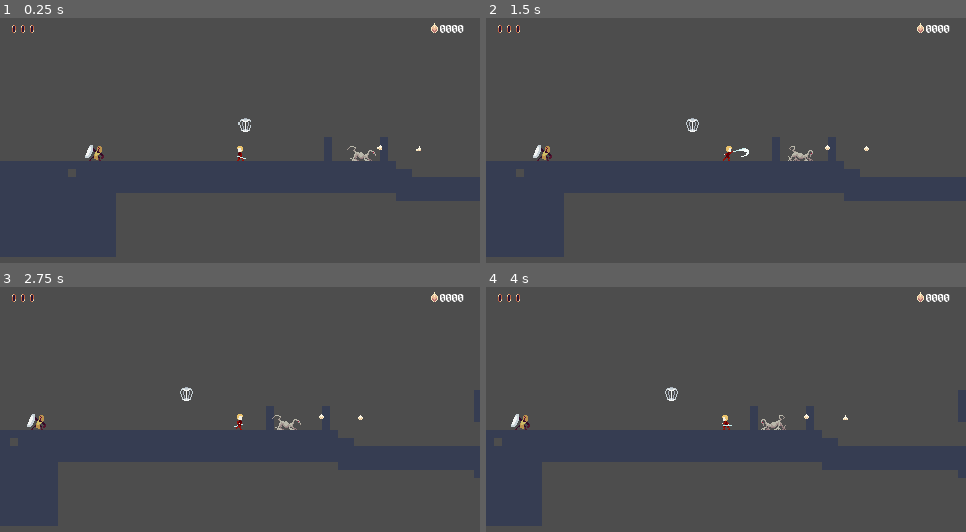
Above: before the commit, frames 1-4 (two rows, left to right).
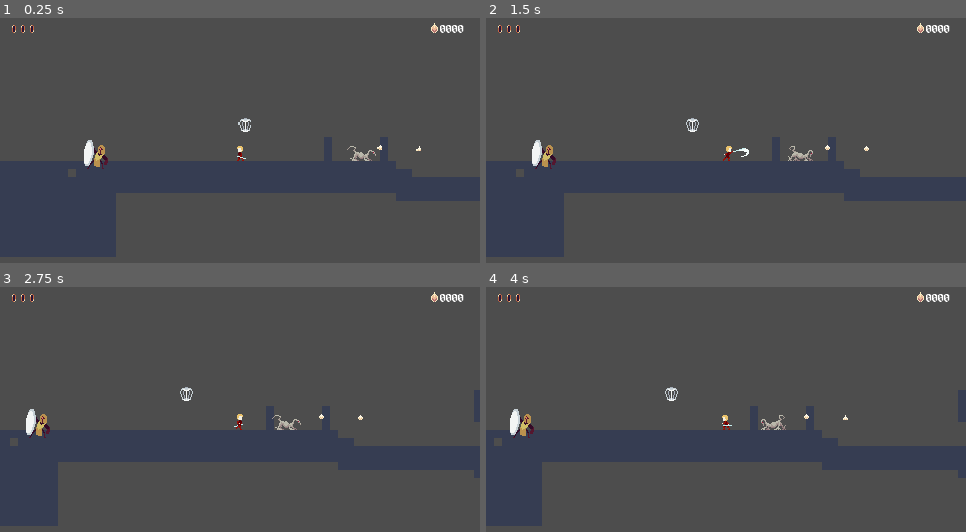
Above: after the commit, the same moments.

Repository: Zac707/into-the-night
Game: Godot game, scene res://Scenes/test_scene.tscn
The game is run twice, just before and just after one commit, with the same random seed, the same clock (stepped at 60 frames per second) and the same inputs. The project has no main scene, so this scene is started directly. The engine's default icon, where the game draws it, is replaced by a stand-in: a white triangle on a blue panel in a dark square.
Inputs:
- Up to frame 1 (0.25 s): no input
- Up to frame 2 (1.5 s): hold D (right) 0.53-1.28 s; tap L (attack) at 0.6, 1.35 s; tap Space (jump) at 0.77 s; hold S (down) from 1.28 s (still down)
- Up to frame 3 (2.75 s): tap Space (jump) at 1.52 s; release S (down) at 2.03 s; hold D (right) from 2.03 s (still down); tap K (hook_test) at 2.1 s; tap L (attack) at 2.3 s
- Up to frame 4 (4 s): release D (right) at 2.78 s; hold W (up) 2.78-3.53 s; tap L (attack) at 2.85, 3.6 s; tap Space (jump) at 3.02, 3.77 s; hold A (left) from 3.53 s (still down)

The runs differ from the first frame. In frame 1, 0.3% of the frame differs, in the area x 17-23%, y 49-62%; in frame 2, 0.3%; in frame 3, 0.3%; in frame 4, 0.3%.

Commit message:
added size adjusted sprites

Diff:
--- a/Scenes/Enemies/gargoyle.tscn
+++ b/Scenes/Enemies/gargoyle.tscn
@@ -133,8 +133,9 @@
 wait_time = 0.2
 one_shot = true
 
-[node name="ContactHitbox" type="Area2D" parent="Gargoyle/GargoyleComponents" unique_id=1264306887]
+[node name="ContactHitbox" type="Area2D" parent="Gargoyle/GargoyleComponents" unique_id=1264306887 node_paths=PackedStringArray("enemy")]
 script = ExtResource("6_nqf2s")
+enemy = NodePath("../..")
 
 [node name="CollisionShape2D" type="CollisionShape2D" parent="Gargoyle/GargoyleComponents/ContactHitbox" unique_id=1657859565]
 position = Vector2(0, -1)
--- a/Scenes/Enemies/imp.tscn
+++ b/Scenes/Enemies/imp.tscn
@@ -124,8 +124,9 @@
 wait_time = 0.2
 one_shot = true
 
-[node name="ContactHitbox" type="Area2D" parent="ImpComponents" unique_id=657059817]
+[node name="ContactHitbox" type="Area2D" parent="ImpComponents" unique_id=657059817 node_paths=PackedStringArray("enemy")]
 script = ExtResource("3_ob1e4")
+enemy = NodePath("../..")
 
 [node name="CollisionShape2D" type="CollisionShape2D" parent="ImpComponents/ContactHitbox" unique_id=1290657883]
 position = Vector2(0, 3)
--- a/Scenes/Enemies/shieldhand.tscn
+++ b/Scenes/Enemies/shieldhand.tscn
@@ -3,7 +3,7 @@
 [ext_resource type="Shader" uid="uid://uj5pru8gaaa1" path="res://Scripts/no_invincibility_hurt.gdshader" id="1_jhxj7"]
 [ext_resource type="Script" uid="uid://boipiepi0a2cx" path="res://Scripts/Enemy Scripts/Shieldhand/shieldhand.gd" id="1_rwt1x"]
 [ext_resource type="Script" uid="uid://qh7bvixrromk" path="res://Scripts/Enemy Scripts/Shieldhand/Shieldhand States/shieldhand_approach.gd" id="2_jhxj7"]
-[ext_resource type="Texture2D" uid="uid://sbtyh76jebh4" path="res://Assets/Enemies/defending_enemy_2-Sheet.png" id="3_g5xhq"]
+[ext_resource type="Texture2D" uid="uid://bnmhj7svd8ffq" path="res://Assets/Enemies/defending_enemy_size_adjusted-Sheet.png" id="3_aflev"]
 [ext_resource type="Script" uid="uid://botryfuvtacsa" path="res://Scripts/Enemy Scripts/Shieldhand/Shieldhand States/shieldhand_attack.gd" id="3_rwt1x"]
 [ext_resource type="Script" uid="uid://ek1mmqrlvugc" path="res://Scripts/Enemy Scripts/Shieldhand/Shieldhand States/shieldhand_defend.gd" id="4_g5d33"]
 [ext_resource type="Script" uid="uid://buv4tjews183l" path="res://Scripts/Enemy Scripts/Shieldhand/state_machine_shieldhand.gd" id="4_g5xhq"]
@@ -682,7 +682,7 @@
 
 [node name="Sprite2D" type="Sprite2D" parent="." unique_id=1926548217]
 material = SubResource("ShaderMaterial_rwt1x")
-texture = ExtResource("3_g5xhq")
+texture = ExtResource("3_aflev")
 hframes = 17
 vframes = 2
 
@@ -746,6 +746,7 @@
 metadata/_custom_type_script = "uid://p885b4p3mwh2"
 
 [node name="PlayerDetection" type="Node2D" parent="." unique_id=1335492953]
+visible = false
 
 [node name="DetectionArea" type="Area2D" parent="PlayerDetection" unique_id=1056264694]
 
@@ -763,6 +764,7 @@
 shape = SubResource("CircleShape2D_18p67")
 
 [node name="ShieldHandComponents" type="Node2D" parent="." unique_id=589286055]
+visible = false
 
 [node name="AttackComponentShieldHand" type="Area2D" parent="ShieldHandComponents" unique_id=859146720 node_paths=PackedStringArray("hitbox") groups=["attack_area"]]
 script = ExtResource("14_aflev")
--- a/Scenes/Enemies/swordhead.tscn
+++ b/Scenes/Enemies/swordhead.tscn
@@ -3,7 +3,7 @@
 [ext_resource type="Script" uid="uid://p4ql0qbapufk" path="res://Scripts/Enemy Scripts/Swordhead/swordhead.gd" id="1_ghaa6"]
 [ext_resource type="Script" uid="uid://do6c7nnosa6hf" path="res://Scripts/Enemy Scripts/Swordhead/state_machine_swordhead.gd" id="2_afpow"]
 [ext_resource type="Shader" uid="uid://uj5pru8gaaa1" path="res://Scripts/no_invincibility_hurt.gdshader" id="2_qk5qr"]
-[ext_resource type="Texture2D" uid="uid://cyc421a266er" path="res://Assets/Enemies/attacking_enemy_new-Sheet.png" id="3_qk5qr"]
+[ext_resource type="Texture2D" uid="uid://c5wjajn8ymefo" path="res://Assets/Enemies/attacking_enemy_2_size_adjusted-Sheet.png" id="3_6d4w0"]
 [ext_resource type="Script" uid="uid://ce0a6dwpwrb2l" path="res://Scripts/Enemy Scripts/Swordhead/Swordhead States/swordhead_idle.gd" id="4_1dp5w"]
 [ext_resource type="Script" uid="uid://dg1adjvfgqlf2" path="res://Scripts/Enemy Scripts/Swordhead/Swordhead States/swordhead_confused.gd" id="4_8uf12"]
 [ext_resource type="Script" uid="uid://4d2e3otwpsww" path="res://Scripts/Enemy Scripts/Swordhead/Swordhead States/swordhead_chase.gd" id="5_auwsv"]
@@ -374,7 +374,7 @@
 
 [node name="Sprite2D" type="Sprite2D" parent="." unique_id=352463735]
 material = SubResource("ShaderMaterial_ta2yt")
-texture = ExtResource("3_qk5qr")
+texture = ExtResource("3_6d4w0")
 hframes = 14
 vframes = 2
 
--- a/Scenes/Player/player_test.tscn
+++ b/Scenes/Player/player_test.tscn
@@ -218,6 +218,18 @@
 "method": &"on_attack_finished"
 }]
 }
+tracks/3/type = "value"
+tracks/3/imported = false
+tracks/3/enabled = true
+tracks/3/path = NodePath("PlayerComponents/AttackComponentPlayer/CollisionShape2D:position")
+tracks/3/interp = 1
+tracks/3/loop_wrap = true
+tracks/3/keys = {
+"times": PackedFloat32Array(0.06666667, 0.3),
+"transitions": PackedFloat32Array(1, 1),
+"update": 1,
+"values": [Vector2(0, -15), Vector2(0, 0)]
+}
 
 [sub_resource type="Animation" id="Animation_e0rbb"]
 resource_name = "Aerial_Hook_Throw"
@@ -297,6 +309,30 @@
 "method": &"on_attack_finished"
 }]
 }
+tracks/3/type = "value"
+tracks/3/imported = false
+tracks/3/enabled = true
+tracks/3/path = NodePath("PlayerComponents/AttackComponentPlayer/CollisionShape2D:position")
+tracks/3/interp = 1
+tracks/3/loop_wrap = true
+tracks/3/keys = {
+"times": PackedFloat32Array(0.06666667, 0.3),
+"transitions": PackedFloat32Array(1, 1),
+"update": 1,
+"values": [Vector2(15, 0), Vector2(0, 0)]
+}
+tracks/4/type = "value"
+tracks/4/imported = false
+tracks/4/enabled = true
+tracks/4/path = NodePath("PlayerComponents/AttackComponentPlayer/CollisionShape2D:scale")
+tracks/4/interp = 1
+tracks/4/loop_wrap = true
+tracks/4/keys = {
+"times": PackedFloat32Array(0, 0.3),
+"transitions": PackedFloat32Array(1, 1),
+"update": 1,
+"values": [Vector2(1, 0.6), Vector2(1, 1)]
+}
 
 [sub_resource type="Animation" id="Animation_1klfb"]
 resource_name = "Attack_Up"
@@ -344,6 +380,18 @@
 "method": &"on_attack_finished"
 }]
 }
+tracks/3/type = "value"
+tracks/3/imported = false
+tracks/3/enabled = true
+tracks/3/path = NodePath("PlayerComponents/AttackComponentPlayer/CollisionShape2D:position")
+tracks/3/interp = 1
+tracks/3/loop_wrap = true
+tracks/3/keys = {
+"times": PackedFloat32Array(0.06666667, 0.3),
+"transitions": PackedFloat32Array(1, 1),
+"update": 1,
+"values": [Vector2(0, -15), Vector2(0, 0)]
+}
 
 [sub_resource type="Animation" id="Animation_oy2dr"]
 resource_name = "Fall"
@@ -565,6 +613,18 @@
 "method": &"on_attack_finished"
 }]
 }
+tracks/3/type = "value"
+tracks/3/imported = false
+tracks/3/enabled = true
+tracks/3/path = NodePath("PlayerComponents/AttackComponentPlayer/CollisionShape2D:position")
+tracks/3/interp = 1
+tracks/3/loop_wrap = true
+tracks/3/keys = {
+"times": PackedFloat32Array(0.06666667, 0.3),
+"transitions": PackedFloat32Array(1, 1),
+"update": 1,
+"values": [Vector2(0, 15), Vector2(0, 0)]
+}
 
 [sub_resource type="Animation" id="Animation_rpqj3"]
 resource_name = "Left_Aerial_Attack_Side"
@@ -612,6 +672,30 @@
 "method": &"on_attack_finished"
 }]
 }
+tracks/3/type = "value"
+tracks/3/imported = false
+tracks/3/enabled = true
+tracks/3/path = NodePath("PlayerComponents/AttackComponentPlayer/CollisionShape2D:position")
+tracks/3/interp = 1
+tracks/3/loop_wrap = true
+tracks/3/keys = {
+"times": PackedFloat32Array(0.06666667, 0.3),
+"transitions": PackedFloat32Array(1, 1),
+"update": 1,
+"values": [Vector2(-15, 0), Vector2(0, 0)]
+}
+tracks/4/type = "value"
+tracks/4/imported = false
+tracks/4/enabled = true
+tracks/4/path = NodePath("PlayerComponents/AttackComponentPlayer/CollisionShape2D:scale")
+tracks/4/interp = 1
+tracks/4/loop_wrap = true
+tracks/4/keys = {
+"times": PackedFloat32Array(0, 0.3),
+"transitions": PackedFloat32Array(1, 1),
+"update": 1,
+"values": [Vector2(1, 0.6), Vector2(1, 1)]
+}
 
 [sub_resource type="Animation" id="Animation_rtq0u"]
 resource_name = "Left_Aerial_Attack_Up"
@@ -659,6 +743,18 @@
 "method": &"on_attack_finished"
 }]
 }
+tracks/3/type = "value"
+tracks/3/imported = false
+tracks/3/enabled = true
+tracks/3/path = NodePath("PlayerComponents/AttackComponentPlayer/CollisionShape2D:position")
+tracks/3/interp = 1
+tracks/3/loop_wrap = true
+tracks/3/keys = {
+"times": PackedFloat32Array(0.06666667, 0.3),
+"transitions": PackedFloat32Array(1, 1),
+"update": 1,
+"values": [Vector2(0, -15), Vector2(0, 0)]
+}
 
 [sub_resource type="Animation" id="Animation_xq865"]
 resource_name = "Left_Aerial_Hook_Throw"
@@ -738,6 +834,30 @@
 "method": &"on_attack_finished"
 }]
 }
+tracks/3/type = "value"
+tracks/3/imported = false
+tracks/3/enabled = true
+tracks/3/path = NodePath("PlayerComponents/AttackComponentPlayer/CollisionShape2D:position")
+tracks/3/interp = 1
+tracks/3/loop_wrap = true
+tracks/3/keys = {
+"times": PackedFloat32Array(0.06666667, 0.3),
+"transitions": PackedFloat32Array(1, 1),
+"update": 1,
+"values": [Vector2(-15, 0), Vector2(0, 0)]
+}
+tracks/4/type = "value"
+tracks/4/imported = false
+tracks/4/enabled = true
+tracks/4/path = NodePath("PlayerComponents/AttackComponentPlayer/CollisionShape2D:scale")
+tracks/4/interp = 1
+tracks/4/loop_wrap = true
+tracks/4/keys = {
+"times": PackedFloat32Array(0, 0.3),
+"transitions": PackedFloat32Array(1, 1),
+"update": 1,
+"values": [Vector2(1, 0.6), Vector2(1, 1)]
+}
 
 [sub_resource type="Animation" id="Animation_tj2xt"]
 resource_name = "Left_Attack_Up"
@@ -784,6 +904,18 @@
 "args": [],
 "method": &"on_attack_finished"
 }]
+}
+tracks/3/type = "value"
+tracks/3/imported = false
+tracks/3/enabled = true
+tracks/3/path = NodePath("PlayerComponents/AttackComponentPlayer/CollisionShape2D:position")
+tracks/3/interp = 1
+tracks/3/loop_wrap = true
+tracks/3/keys = {
+"times": PackedFloat32Array(0.06666667, 0.3),
+"transitions": PackedFloat32Array(1, 1),
+"update": 1,
+"values": [Vector2(0, -15), Vector2(0, 0)]
 }
 
 [sub_resource type="Animation" id="Animation_ffx63"]
--- a/Scripts/Enemy Scripts/Gargoyle/Gargoyle States/gargoyle_fly.gd
+++ b/Scripts/Enemy Scripts/Gargoyle/Gargoyle States/gargoyle_fly.gd
@@ -12,7 +12,7 @@
 
 
 func enter():
-	if enemy.last_horizontal_direction == 1.0:
+	if enemy.last_horizontal_direction == -1.0:
 		enemy.animation_player.play("Left_Fly")
 	else:
 		enemy.animation_player.play("Fly")
@@ -29,8 +29,12 @@
 func update(_delta: float):
 	if dir.x > 0.0:
 		enemy.animation_player.play("Fly")
+		current_direction = 1.0
 	elif dir.x < 0.0:
 		enemy.animation_player.play("Left_Fly")
+		current_direction = -1.0
+
+	enemy.last_horizontal_direction = current_direction
 
 	evaluate_transitions()
 
--- a/Scripts/Enemy Scripts/Imp/Imp States/imp_walk.gd
+++ b/Scripts/Enemy Scripts/Imp/Imp States/imp_walk.gd
@@ -13,7 +13,7 @@
 
 
 func enter():
-	if enemy.last_horizontal_direction == 1.0:
+	if enemy.last_horizontal_direction == -1.0:
 		enemy.animation_player.play("Left_Walk")
 	else:
 		enemy.animation_player.play("Walk")
--- a/Scripts/Enemy Scripts/health_component_enemy.gd
+++ b/Scripts/Enemy Scripts/health_component_enemy.gd
@@ -1,7 +1,7 @@
 extends Area2D
 
 
-@export var max_health:= 2.0
+@export var max_health:= 1.0
 @export var enemy: CharacterBody2D
 @export var sprite: Sprite2D
 @export var flash_timer: Timer
--- a/Scripts/Player Scripts/Player States/player_attack.gd
+++ b/Scripts/Player Scripts/Player States/player_attack.gd
@@ -18,7 +18,7 @@
 func enter():
 	directional_input = PlayerMovement.get_last_direction_pressed(player)
 	# if player is grounded, a downwards attack should not be possible. Default instead to the last direction pressed horizontally
-	if not player.is_on_floor() or directional_input != Vector2(0, 1):
+	"""if not player.is_on_floor() or directional_input != Vector2(0, 1):
 		player.attack_component.position = directional_input * Vector2(10, 10)
 		player.attack_component.rotation = Vector2.UP.angle_to(directional_input)
 	else:
@@ -29,7 +29,7 @@
 		else:
 			directional_input = Vector2(1, 0)
 			player.attack_component.position = directional_input * Vector2(10, 10)
-			player.attack_component.rotation = Vector2.UP.angle_to(directional_input)
+			player.attack_component.rotation = Vector2.UP.angle_to(directional_input)"""
 
 
 	var direction_data = PlayerMovement.get_animation_direction(player, aerial_down_granted)
Binary file added: Assets/Enemies/attacking_enemy_2_size_adjusted-Sheet.png
Not shown, added: Assets/Enemies/attacking_enemy_2_size_adjusted-Sheet.png.import
Binary file added: Assets/Enemies/defending_enemy_size_adjusted-Sheet.png
Not shown, added: Assets/Enemies/defending_enemy_size_adjusted-Sheet.png.import
